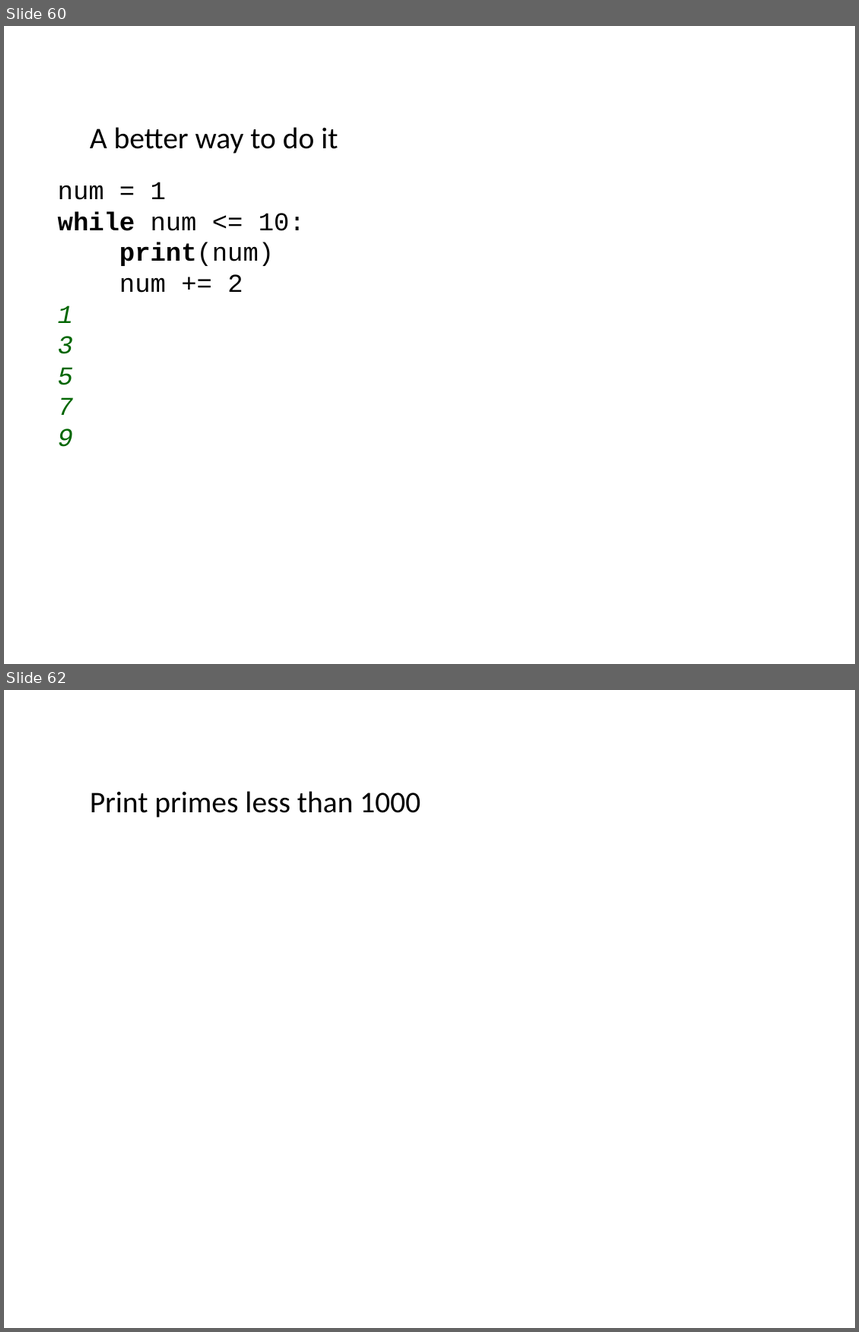
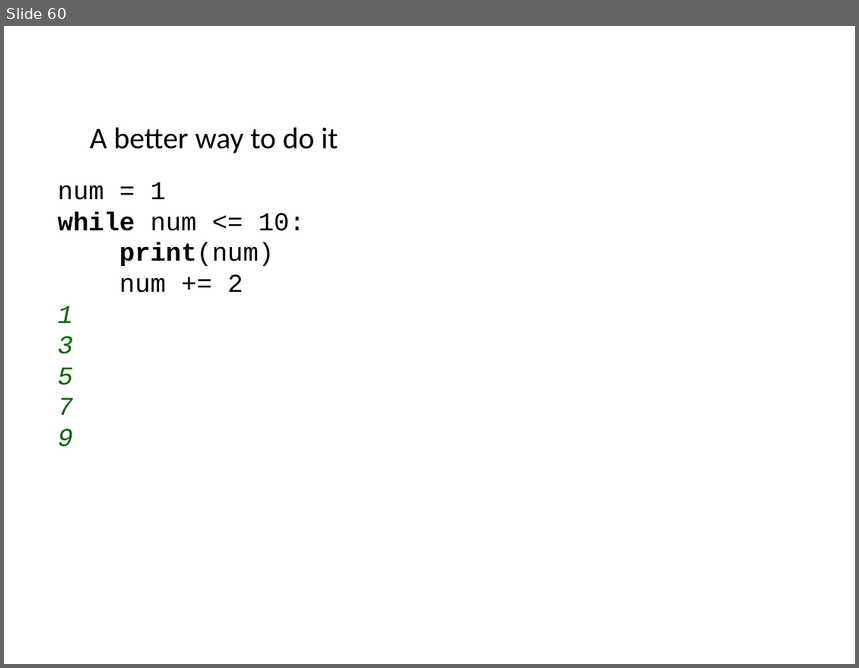
Before and after one commit to ncasuk/ncas-isc, a slide deck: python/presentations/learning_python/05_flow.pptx. Shown one above the other, each under a label of ours: slides 60 and 62 before the commit, slide 60 after it; the slides between them are not shown. The pictures are 859x1332 and 859x668 pixels, drawn with LibreOffice and Linux fonts; fonts in the diff are those of the drawing; background and template pictures are left out. Boxes give left, top, right and bottom in pixels: in the first picture for what was removed or moved away, otherwise in the second. Text is boxed around its words. In the diff, an @@ line names an element or a change of style, - is before the commit and + after.

Commit message:
corrected control flow slides. Removed stuff about primes

```diff
--- a/python/presentations/learning_python/05_flow.pptx
+++ b/python/presentations/learning_python/05_flow.pptx
@@ slide 62 removed at (x1=4, y1=690, x2=855, y2=1328), background picture (left out) @@
@@ text removed at (x1=90, y1=791, x2=420, y2=818) @@
-Print primes less than 1000
```
Also in this commit, not shown: 3 slides changed, 20 other slides removed, 1 other file.
